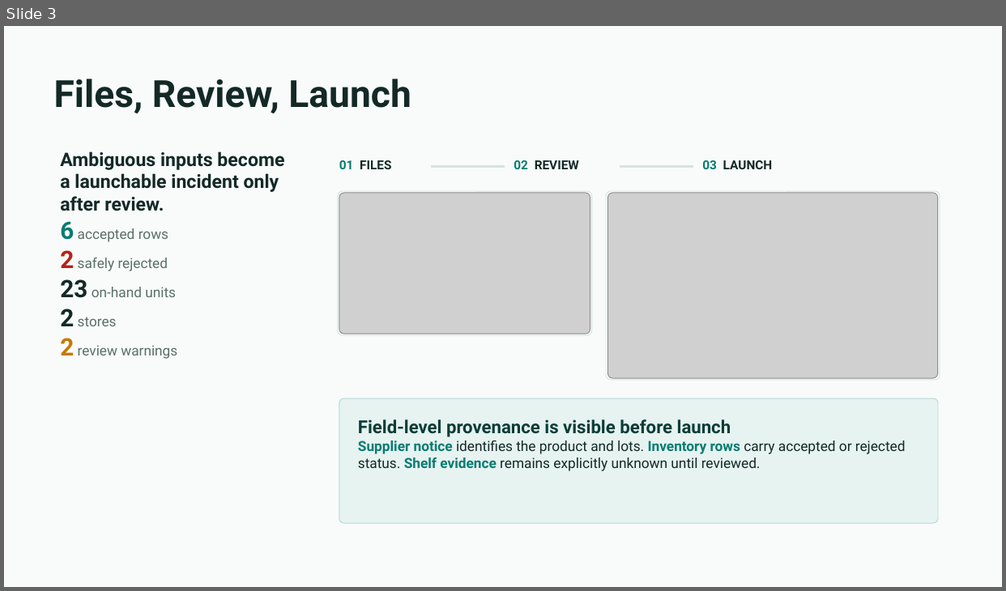
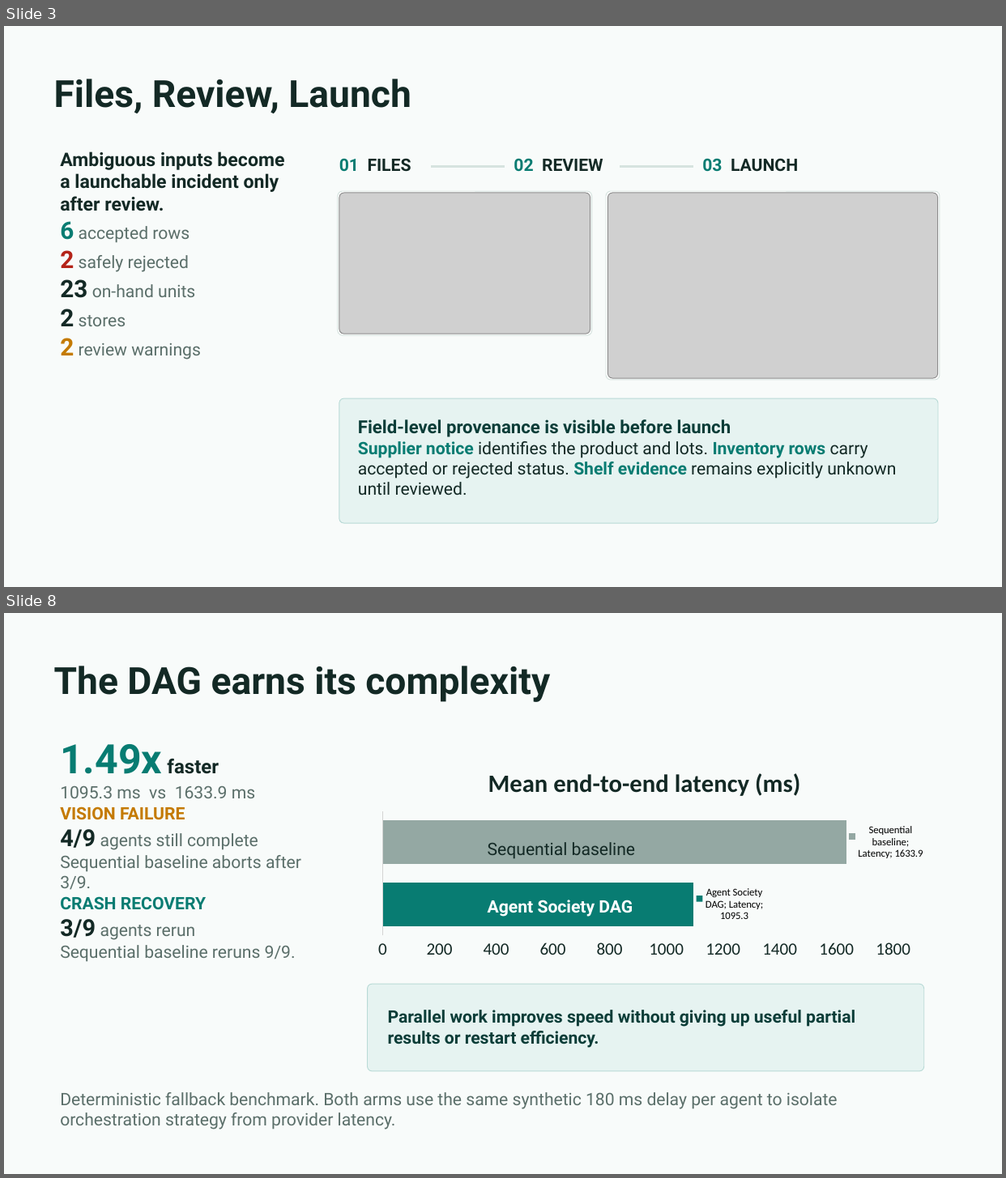
Before and after one commit to ankitranjan-dsai/batchhelm-ai, a slide deck: docs/presentation/batchhelm-ai-hackathon-deck.pptx. Shown one above the other, each under a label of ours: slide 3 before the commit, slides 3 and 8 after it; the slides between them are not shown. The pictures are 1006x591 and 1006x1178 pixels, drawn with LibreOffice and Linux fonts; fonts in the diff are those of the drawing; grey boxes stand for pictures. Boxes give left, top, right and bottom in pixels: in the first picture for what was removed or moved away, otherwise in the second. Text is boxed around its words. In the diff, an @@ line names an element or a change of style, - is before the commit and + after.

Commit message:
feat(presentation): complete benchmark and submission close

```diff
--- a/docs/presentation/batchhelm-ai-hackathon-deck.pptx
+++ b/docs/presentation/batchhelm-ai-hackathon-deck.pptx
@@ slide 8 added at (4, 613, 1002, 1174), background #F8FBFA @@
@@ title added at (54, 666, 550, 702), 36 pt, text #132925, bold @@
+The DAG earns its complexity
@@ text added at (60, 744, 301, 962), 16.5 pt, text #5B6F6A @@
+1.49x faster
+1095.3 ms vs 1633.9 ms
+VISION FAILURE
+4/9 agents still complete
+Sequential baseline aborts after 3/9.
+CRASH RECOVERY
+3/9 agents rerun
+Sequential baseline reruns 9/9.
@@ bar chart added at (367, 754, 924, 964) @@
+title "Mean end-to-end latency (ms)"
+categories: Agent Society DAG, Sequential baseline
+Latency: 1095.3, 1633.9
@@ text added at (488, 842, 636, 858), 16.5 pt, text #132925 @@
+Sequential baseline
@@ text added at (488, 900, 633, 917), 16.5 pt, text #FFFFFF, bold @@
+Agent Society DAG
@@ rounded rectangle added at (367, 984, 924, 1072), fill #E6F3F1, outline #B8DAD6 0.75 pt @@
@@ text added at (388, 1010, 855, 1048), 16.5 pt, text #0B3D38, bold @@
+Parallel work improves speed without giving up useful partial results or restart efficiency.
@@ text added at (60, 1093, 837, 1130), 16.5 pt, text #5B6F6A @@
+Deterministic fallback benchmark. Both arms use the same synthetic 180 ms delay per agent to isolate orchestration strategy from provider latency.
@@ slide 3 changed as well @@
@@ size 12 to 16.5 pt in 3 elements at (339, 158, 411, 172), (513, 158, 603, 172), (702, 158, 798, 172) @@
@@ text at (60, 221, 201, 360): size 13.5 to 16.5 pt in "accepted rows", "safely rejected", "on-hand units", "stores" and 1 more places @@
@@ text at (358, 442, 896, 495): size 13.5 to 16.5 pt in "Supplier notice identifies the product and lots. ..." @@
```
Also in this commit, not shown: 6 other slides changed, 2 other slides added, 3 slides removed, 1 other file.
